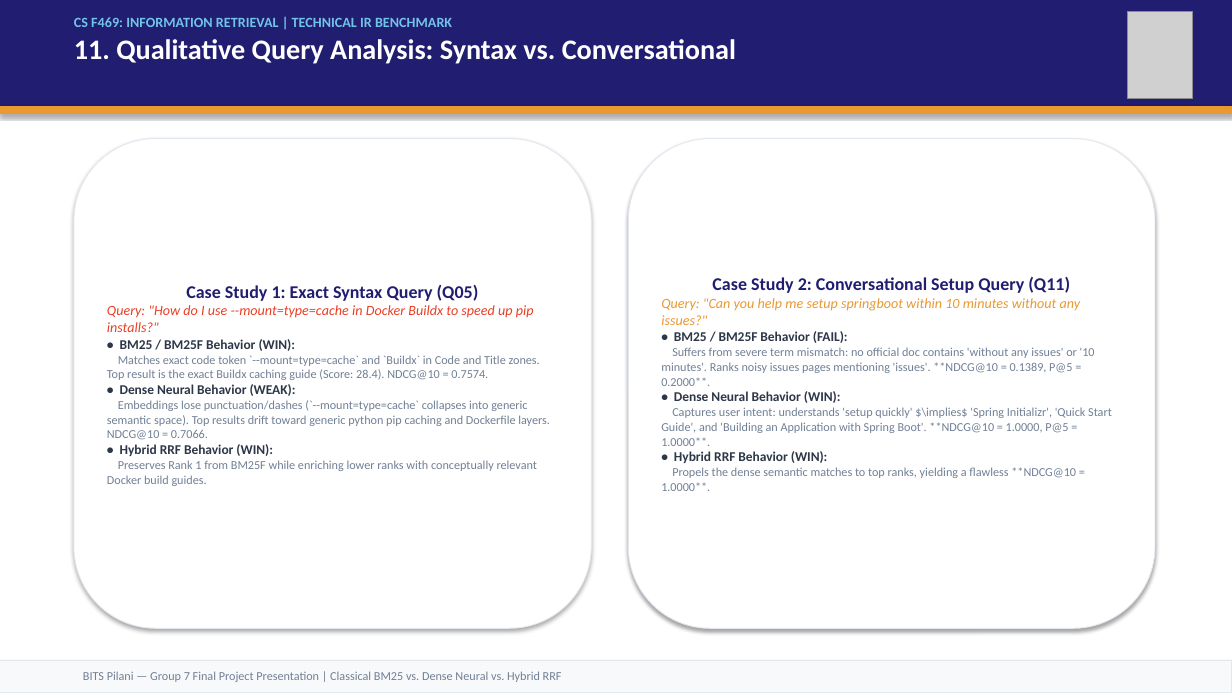
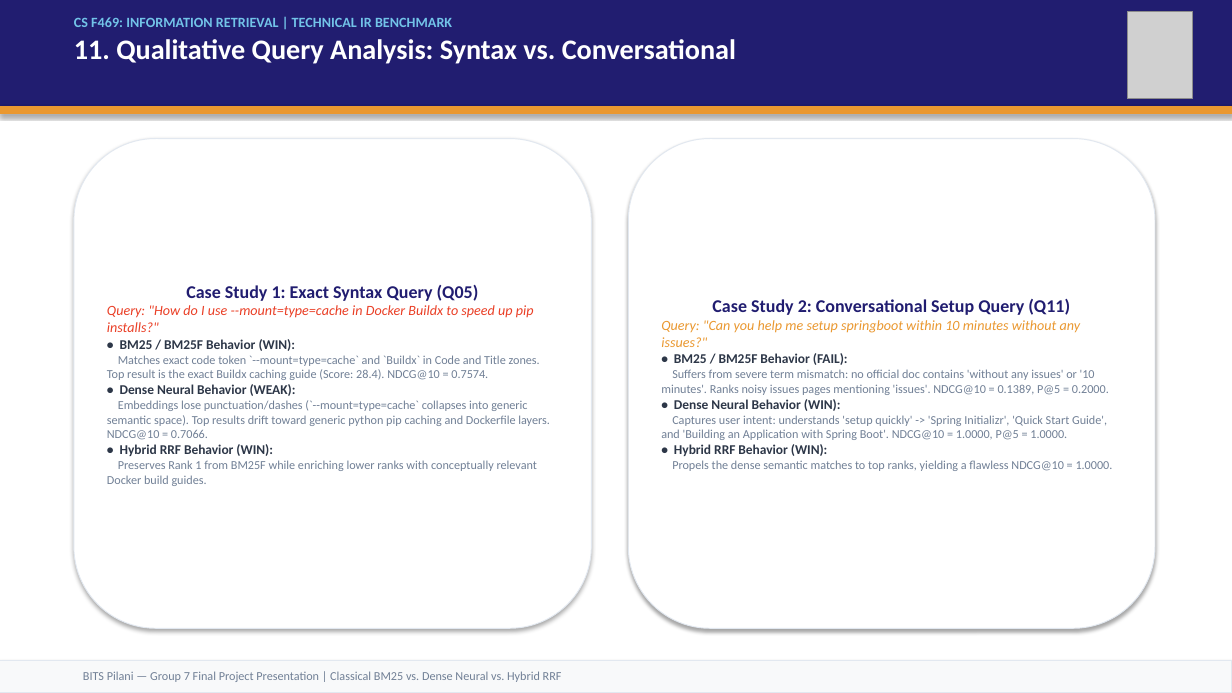
Before and after one commit to vishrutbhushan/ir-benchmark, a slide deck: slide 12 of presentation/IR_Benchmark_Presentation.pptx. Drawn at 1232x693 pixels with LibreOffice and Linux fonts; fonts in the diff are those of the drawing; grey boxes stand for pictures. Boxes give left, top, right and bottom in pixels: in the first picture for what was removed or moved away, otherwise in the second. Text is boxed around its words. In the diff, an @@ line names an element or a change of style, - is before the commit and + after.

```diff
--- a/presentation/IR_Benchmark_Presentation.pptx
+++ b/presentation/IR_Benchmark_Presentation.pptx
@@ text in rounded rectangle at [661, 369, 1109, 395]: text changed @@
-Suffers from severe term mismatch: no official doc contains 'without any issues' or '10 minutes'. Ranks noisy issues pages mentioning 'issues'. **NDCG@10 = 0.1389, P@5 = 0.2000**.
+Suffers from severe term mismatch: no official doc contains 'without any issues' or '10 minutes'. Ranks noisy issues pages mentioning 'issues'. NDCG@10 = 0.1389, P@5 = 0.2000.
@@ text in rounded rectangle at [661, 415, 1107, 440]: text changed @@
-Captures user intent: understands 'setup quickly' $\implies$ 'Spring Initializr', 'Quick Start Guide', and 'Building an Application with Spring Boot'. **NDCG@10 = 1.0000, P@5 = 1.0000**.
+Captures user intent: understands 'setup quickly' -> 'Spring Initializr', 'Quick Start Guide', and 'Building an Application with Spring Boot'. NDCG@10 = 1.0000, P@5 = 1.0000.
@@ text in rounded rectangle at [672, 460, 1113, 471]: text changed @@
-Propels the dense semantic matches to top ranks, yielding a flawless **NDCG@10 = 1.0000**.
+Propels the dense semantic matches to top ranks, yielding a flawless NDCG@10 = 1.0000.
```
Also in this commit, not shown: 9 other slides changed, 6 other files.
